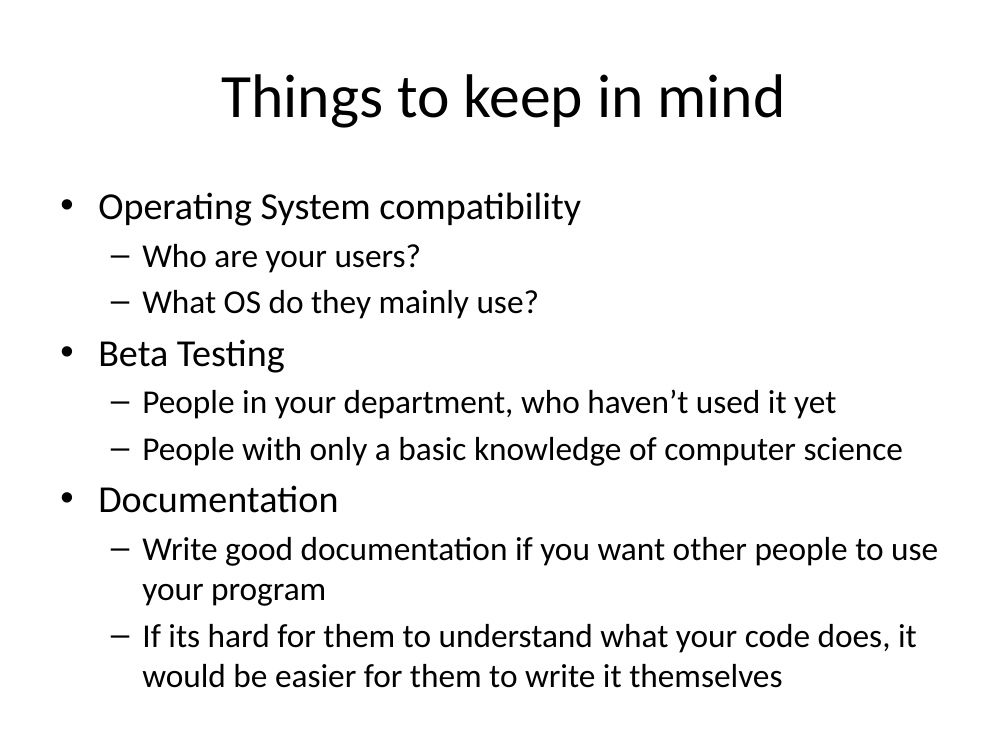
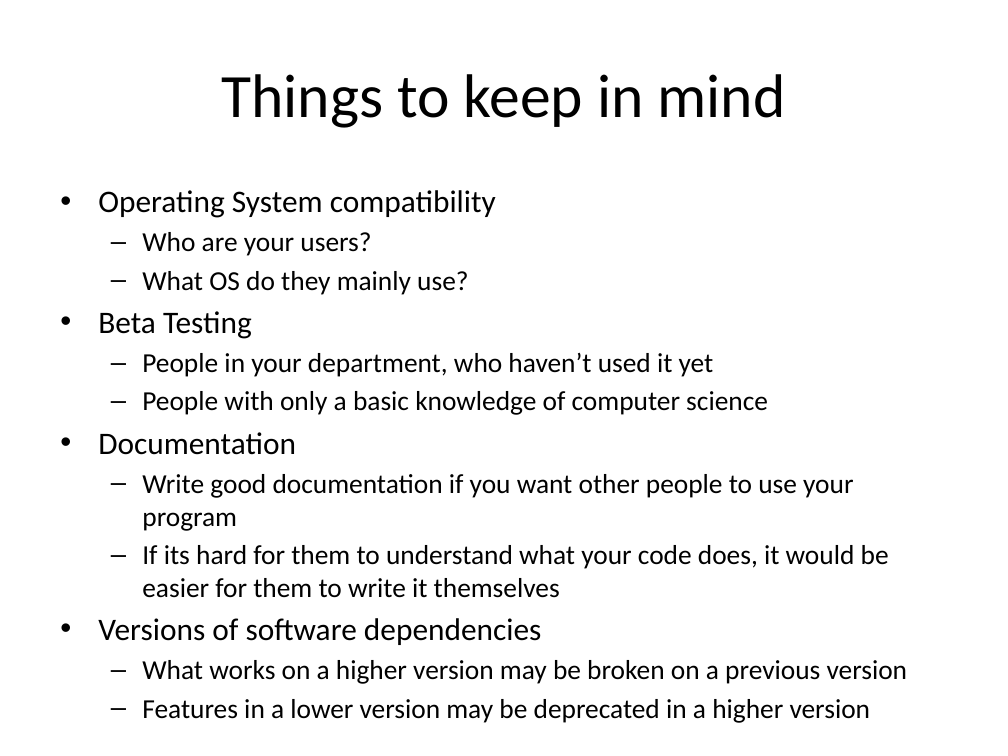
Before and after one commit to lkloh/USArray, a slide deck: slide 31 of BasicsOfCoding/BasicsOfCoding.pptx. Drawn at 1008x756 pixels with LibreOffice and Linux fonts; fonts in the diff are those of the drawing. Boxes give left, top, right and bottom in pixels: in the first picture for what was removed or moved away, otherwise in the second. Text is boxed around its words. In the diff, an @@ line names an element or a change of style, - is before the commit and + after.

```diff
--- a/BasicsOfCoding/BasicsOfCoding.pptx
+++ b/BasicsOfCoding/BasicsOfCoding.pptx
@@ text at (98, 190, 889, 598): size 27.2 to 22.4 pt in "Operating System compatibility", "Beta Testing", "Documentation"; size 23.8 to 19.6 pt in "Who are your users?", "What OS do they mainly use?", "People in your department, who haven’t used ...", "People with only a basic knowledge of ..." and 2 more places @@
@@ text at (98, 618, 908, 723): paragraphs added @@
+• Versions of software dependencies
+  – What works on a higher version may be broken on a previous version
+  – Features in a lower version may be deprecated in a higher version
```
Also in this commit, not shown: 3 other slides changed, 3 slides added, 3 other files.
